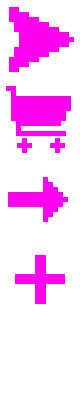
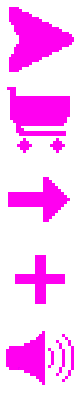
Two versions of the same layered image (80x400). Layer-by-layer changes:
renamed "Layer 98 (merged)" to "Layer 44", painted on it over [6, 9, 74, 385]
removed layer "Layer 73" over [48, 177, 68, 222]
